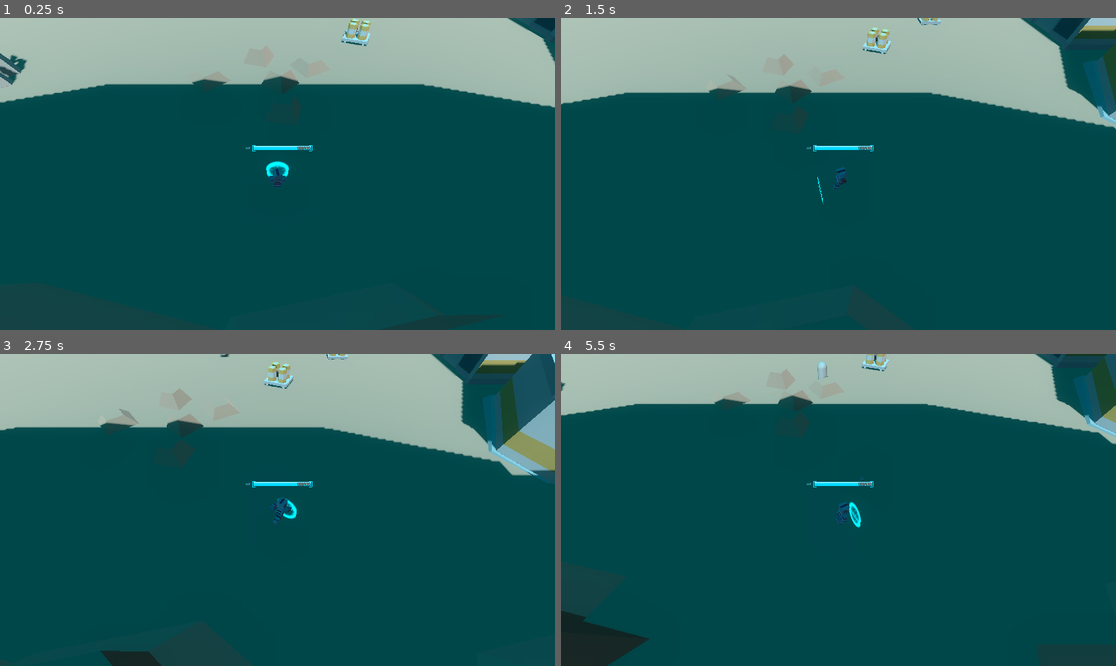
Above: before the commit, frames 1-4 (two rows, left to right).
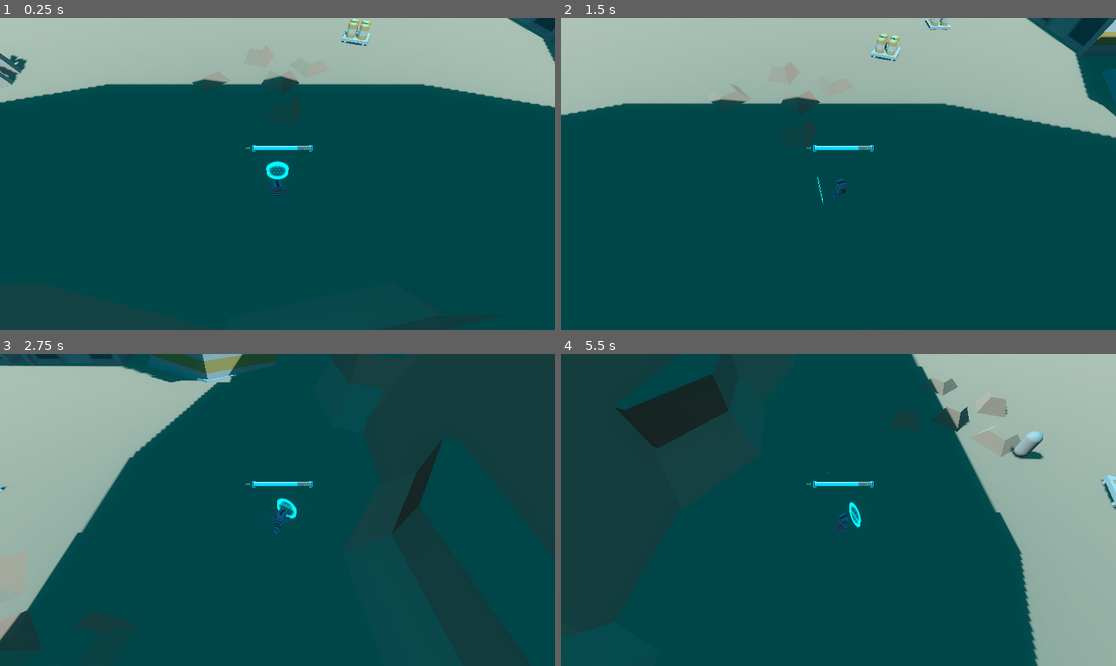
Above: after the commit, the same moments.

Repository: RayL4D/Rebound-Protocol
Game: Godot game, scene res://scenes/levels/arena_base.tscn
Same seed, same stepped clock (60 frames per second), same inputs: the game is played once before the commit and once after it.
Inputs (mouse positions are in pixels of both pictures, inside the frame that each line leads up to):
- Up to frame 1 (0.25 s): no input
- Up to frame 2 (1.5 s): tap Enter at 0.5 s; move the mouse to (960, 158) at 0.52 s; hold D (move_right) 0.53-1.25 s; tap Q (cam_orbit_left, bound only after the commit) at 0.6 s; click (960, 158) at 0.67 s; tap Space (jump) at 0.77 s; tap E (cam_orbit_right, bound only after the commit) at 0.8 s; drag from (727, 189) to (810, 236) at 1.27 s
- Up to frame 3 (2.75 s): tap Space (jump) at 2 s; move the mouse to (333, 441) at 2.02 s; hold D (move_right) from 2.03 s (still down); click (333, 441) at 2.1 s; tap E (cam_orbit_right, bound only after the commit) at 2.3 s
- Up to frame 4 (5.5 s): release D (move_right) at 2.75 s; drag from (810, 572) to (672, 463) at 2.77 s; move the mouse to (1005, 556) at 3.52 s; hold A (move_left) 3.53-4.25 s; tap E (cam_orbit_right, bound only after the commit) at 3.6, 5.1 s; click (1005, 556) at 3.67 s; tap Space (jump) at 3.77 s; drag from (672, 463) to (755, 432) at 4.27 s; move the mouse to (866, 510) at 5.02 s; hold S (move_backward) from 5.03 s (still down); click (866, 510) at 5.17 s

The runs differ from the first frame. In frame 1, 0.1% of the frame differs, in the area x 48-52%, y 48-58%; in frame 2, 6.3%; in frame 3, 30%; in frame 4, 33%, in the area x 0-100%, y 0-100%.

Commit message:
Add camera orbit, zoom & movement fixes
Add camera orbit inputs and runtime camera controls (Q/E snap orbit, RMB pitch drag, mouse-wheel zoom) and integrate them into the player. Update Player.gd: new camera-related exported params and runtime state, handle camera orbit interpolation, pitch, zoom clamping, camera-relative movement, smoother model lean/position using editor offset, and safer mouse-ray handling for rotation. Update Shield.gd to use the same robust ray-plane intersection/projection logic. Add cam_orbit actions to project settings and adjust player scene transforms to correct model/head/arm offsets.

Diff:
--- a/project.godot
+++ b/project.godot
@@ -57,6 +57,16 @@
 , Object(InputEventJoypadButton,"resource_local_to_scene":false,"resource_name":"","device":-1,"button_index":0,"pressure":0.0,"pressed":false,"script":null)
 ]
 }
+cam_orbit_left={
+"deadzone": 0.2,
+"events": [Object(InputEventKey,"resource_local_to_scene":false,"resource_name":"","device":-1,"window_id":0,"alt_pressed":false,"shift_pressed":false,"ctrl_pressed":false,"meta_pressed":false,"pressed":false,"keycode":0,"physical_keycode":81,"key_label":0,"unicode":97,"location":0,"echo":false,"script":null)
+]
+}
+cam_orbit_right={
+"deadzone": 0.2,
+"events": [Object(InputEventKey,"resource_local_to_scene":false,"resource_name":"","device":-1,"window_id":0,"alt_pressed":false,"shift_pressed":false,"ctrl_pressed":false,"meta_pressed":false,"pressed":false,"keycode":0,"physical_keycode":69,"key_label":0,"unicode":101,"location":0,"echo":false,"script":null)
+]
+}
 
 [layer_names]
 
--- a/scenes/player/player.tscn
+++ b/scenes/player/player.tscn
@@ -63,19 +63,19 @@
 [node name="Camera3D" type="Camera3D" parent="SpringArm3D" unique_id=1796041781]
 
 [node name="RobotModel" parent="." unique_id=1575018680 instance=ExtResource("4_lvxji")]
-transform = Transform3D(0.4, 0, 0, 0, 0.4, 0, 0, 0, 0.4, 0, 0, 0)
+transform = Transform3D(0.4, 0, 0, 0, 0.4, 0, 0, 0, 0.4, 0, -0.8, 0)
 
 [node name="torso" parent="RobotModel/character-g/root" parent_id_path=PackedInt32Array(1575018680, 91212867) index="2" unique_id=1572204047]
-transform = Transform3D(1, 0, 0, 0, 0.9998475, 0.01746304, 0, -0.01746304, 0.9998475, 0, 0.7, 0)
+transform = Transform3D(1, 0, 0, 0, 0.99884045, -0.0481412, 0, 0.0481412, 0.99884045, 0, 0.7, 0)
 
 [node name="arm-left" parent="RobotModel/character-g/root/torso" index="0" unique_id=1539902478]
-transform = Transform3D(1, 0, 0, 0, 0.9986278, 0.052367825, 0, -0.052367825, 0.9986278, 0.4000001, 1.1, -0.099999905)
+transform = Transform3D(1, 0, 0, 0, 0.9895809, -0.14397731, 0, 0.14397731, 0.9895809, 0.4000001, 1.1, -0.099999905)
 
 [node name="arm-right" parent="RobotModel/character-g/root/torso" index="1" unique_id=822799953]
-transform = Transform3D(1, 0, 0, 0, 0.9986278, 0.052367825, 0, -0.052367825, 0.9986278, -0.4000001, 1.1, -0.099999905)
+transform = Transform3D(1, 0, 0, 0, 0.9895809, -0.14397731, 0, 0.14397731, 0.9895809, -0.4000001, 1.1, -0.099999905)
 
 [node name="head" parent="RobotModel/character-g/root/torso" index="2" unique_id=793382359]
-transform = Transform3D(0.099862784, 0, 0.005236783, 0, 0.1, 0, -0.005236783, 0, 0.099862784, 0, 1.2, 0)
+transform = Transform3D(0.0989581, 0, -0.014397733, 0, 0.1, 0, 0.014397733, 0, 0.0989581, 0, 1.2, 0)
 
 [node name="CollisionShape3D" type="CollisionShape3D" parent="." unique_id=836211236]
 shape = SubResource("CapsuleShape3D_8afob")
--- a/scripts/player/Player.gd
+++ b/scripts/player/Player.gd
@@ -10,7 +10,16 @@
 @export var jump_force: float     = 8.0
 @export var fall_multiplier: float = 2.5  # Gravité multipliée pendant la chute
 @export var max_hp: int           = 100
-@export var rotation_speed: float = 15.0  # Vitesse d'interpolation de la rotation
+@export var rotation_speed: float    = 15.0  # Vitesse d'interpolation de la rotation
+@export var cam_orbit_speed: float   = 90.0  # Degrés/seconde pour l'orbite Q/E
+
+# --- Caméra ------------------------------------------------------
+@export var zoom_min: float        = 3.0    # Distance minimale (zoom max)
+@export var zoom_max: float        = 15.0   # Distance maximale (zoom min)
+@export var zoom_speed: float      = 1.2    # Pas par cran de molette
+@export var cam_pitch_min: float   = -85.0  # Angle le plus plongeant (presque top-down)
+@export var cam_pitch_max: float   = -20.0  # Angle le plus rasant (quasi TPS)
+@export var cam_sensitivity: float = 0.25   # Sensibilité du clic droit
 
 # --- Références nœuds --------------------------------------------
 @onready var spring_arm: SpringArm3D  = $SpringArm3D
@@ -28,6 +37,14 @@
 var _parry_requested: bool = false
 var _was_on_floor: bool    = true   # Pour détecter l'atterrissage
 var _model_base_scale: Vector3     # Scale originale du RobotModel (lue dans _ready)
+var _model_base_y: float = 0.0     # Offset Y du modèle dans l'éditeur (pour éviter le flottement)
+
+# --- Caméra runtime ----------------------------------------------
+var _rmb_held:         bool  = false
+var _cam_pitch:        float = -60.0  # Initialisé depuis le SpringArm dans _ready
+var _cam_yaw:          float = 0.0    # Yaw courant (interpolé)
+var _target_snap_yaw:  float = 0.0    # Yaw cible (multiple de 90°, accumule sans modulo)
+var _target_zoom:      float = 8.0    # Initialisé depuis le SpringArm dans _ready
 
 # Gravité récupérée depuis les paramètres projet Godot
 var gravity: float = ProjectSettings.get_setting("physics/3d/default_gravity")
@@ -47,7 +64,14 @@
 	spring_arm.set_as_top_level(true)
 	add_to_group("player")
 	_apply_texture_recursive(robot_model)
-	_model_base_scale = robot_model.scale  # Mémoriser la scale réelle du modèle
+	_model_base_scale = robot_model.scale      # Mémoriser la scale réelle du modèle
+	_model_base_y     = robot_model.position.y # Mémoriser le Y offset configuré dans l'éditeur
+
+	# Lire les valeurs initiales depuis le SpringArm configuré dans l'éditeur
+	_cam_pitch        = spring_arm.rotation_degrees.x
+	_cam_yaw          = spring_arm.rotation_degrees.y
+	_target_snap_yaw  = _cam_yaw   # Synchroniser la cible sur l'angle initial
+	_target_zoom      = spring_arm.spring_length
 
 	# Stoppe l'AnimationPlayer brut du GLB — c'est l'AnimationTree qui prend
 	# le relais pour piloter les états (idle/sprint/parry/die).
@@ -76,6 +100,7 @@
 
 	_apply_gravity(delta)
 	_handle_jump()       # Après gravity : overrride velocity.y si saut demandé
+	_handle_camera_orbit(delta)
 	_handle_movement()
 	_rotate_toward_mouse(delta)
 
@@ -87,10 +112,55 @@
 
 	move_and_slide()
 
-	spring_arm.global_position = global_position + Vector3(0, 0.9, 0)
-	robot_model.position = Vector3.ZERO
+	spring_arm.global_position    = global_position + Vector3(0, 0.9, 0)
+	spring_arm.rotation_degrees.x = _cam_pitch
+	spring_arm.rotation_degrees.y = _cam_yaw
+	spring_arm.spring_length      = lerp(spring_arm.spring_length, _target_zoom, 10.0 * delta)
+	robot_model.position.x = 0.0
+	robot_model.position.z = 0.0
+	# robot_model.position.y est géré par _update_lean + l'offset éditeur
 	_update_lean(delta)
 	_update_animation()
+
+
+# =============================================================
+# CAMÉRA
+# =============================================================
+
+func _input(event: InputEvent) -> void:
+	if event is InputEventMouseButton:
+		match event.button_index:
+			MOUSE_BUTTON_WHEEL_UP:
+				# Zoom avant — réduire la longueur du bras
+				_target_zoom = clamp(_target_zoom - zoom_speed, zoom_min, zoom_max)
+			MOUSE_BUTTON_WHEEL_DOWN:
+				# Zoom arrière — allonger le bras
+				_target_zoom = clamp(_target_zoom + zoom_speed, zoom_min, zoom_max)
+			MOUSE_BUTTON_RIGHT:
+				# Mémoriser l'état du clic droit pour le drag
+				_rmb_held = event.pressed
+
+	# Pitch de la caméra avec clic droit maintenu (vertical seulement)
+	if event is InputEventMouseMotion and _rmb_held:
+		_cam_pitch -= event.relative.y * cam_sensitivity
+		_cam_pitch  = clamp(_cam_pitch, cam_pitch_min, cam_pitch_max)
+
+	# Orbite par snap de 90° — détection ici pour éviter la répétition du held
+	if event is InputEventKey and event.pressed and not event.echo:
+		if Input.is_action_just_pressed("cam_orbit_left"):
+			_target_snap_yaw += 90.0
+		elif Input.is_action_just_pressed("cam_orbit_right"):
+			_target_snap_yaw -= 90.0
+
+
+# =============================================================
+# ORBITE CAMÉRA (Q / E)
+# =============================================================
+
+func _handle_camera_orbit(delta: float) -> void:
+	# Interpolation fluide vers l'angle cible (multiple de 90°)
+	# On accumule sans modulo pour éviter les sauts 359° → 0°
+	_cam_yaw = lerp(_cam_yaw, _target_snap_yaw, 10.0 * delta)
 
 
 # =============================================================
@@ -129,7 +199,8 @@
 	# velocity.y positif = montée → penche en arrière
 	# velocity.y négatif = chute → penche en avant
 	var target_tilt: float = clamp(-velocity.y * 0.03, -0.3, 0.3)
-	robot_model.rotation.x = lerp(robot_model.rotation.x, target_tilt, 12.0 * delta)
+	robot_model.rotation.x   = lerp(robot_model.rotation.x,   target_tilt,    12.0 * delta)
+	robot_model.position.y   = lerp(robot_model.position.y,   _model_base_y,  12.0 * delta)
 
 
 # Squash & stretch au décollage
@@ -158,8 +229,17 @@
 	if input_dir.length() > 1.0:
 		input_dir = input_dir.normalized()
 
-	velocity.x = input_dir.x * move_speed
-	velocity.z = input_dir.y * move_speed
+	# Déplacement relatif à la caméra — on lit directement la base de la caméra
+	# plutôt que de recalculer depuis le yaw, pour éviter tout désalignement.
+	var cb        := camera.global_transform.basis
+	var cam_fwd   := -Vector3(cb.z.x, 0.0, cb.z.z).normalized()   # -Z local projeté au sol
+	var cam_right :=  Vector3(cb.x.x, 0.0, cb.x.z).normalized()   # +X local projeté au sol
+
+	# input_dir.y est négatif quand "move_forward" est pressé (convention get_axis)
+	# → on l'inverse pour que cam_fwd corresponde bien à "avancer"
+	var move := cam_right * input_dir.x - cam_fwd * input_dir.y
+	velocity.x = move.x * move_speed
+	velocity.z = move.z * move_speed
 
 
 # =============================================================
@@ -171,14 +251,21 @@
 	var ray_origin    := camera.project_ray_origin(mouse_pos)
 	var ray_direction := camera.project_ray_normal(mouse_pos)
 
-	if abs(ray_direction.y) < 0.001:
-		return
-
-	var t            := (global_position.y - ray_origin.y) / ray_direction.y
-	var target_point := ray_origin + ray_direction * t
-
-	var look_dir := (target_point - global_position)
-	look_dir.y = 0.0
+	var look_dir := Vector3.ZERO
+
+	if abs(ray_direction.y) > 0.001:
+		var t := (global_position.y - ray_origin.y) / ray_direction.y
+		if t > 0.0:
+			# Intersection normale avec le plan du sol → on tourne vers ce point
+			var target_point := ray_origin + ray_direction * t
+			look_dir = (target_point - global_position)
+			look_dir.y = 0.0
+
+	# Souris vers le ciel (t ≤ 0) → projection horizontale du rayon :
+	# si la souris est en haut à droite, le rayon pointe en haut à droite en 3D,
+	# on ignore juste son Y pour garder la direction latérale correcte.
+	if look_dir.length_squared() < 0.01:
+		look_dir = Vector3(ray_direction.x, 0.0, ray_direction.z)
 
 	if look_dir.length_squared() < 0.01:
 		return
--- a/scripts/player/Shield.gd
+++ b/scripts/player/Shield.gd
@@ -71,22 +71,28 @@
 	var ray_dir   := camera.project_ray_normal(mouse_pos)
 	var plane_y   := player.global_position.y
 
-	if abs(ray_dir.y) < 0.001:
-		return
+	var dir := Vector3.ZERO
 
-	var t         := (plane_y - ray_orig.y) / ray_dir.y
-	var world_pos := ray_orig + ray_dir * t
-	var dir       := (world_pos - player.global_position)
-	dir.y          = 0.0
+	if abs(ray_dir.y) > 0.001:
+		var t := (plane_y - ray_orig.y) / ray_dir.y
+		if t > 0.0:
+			# Intersection normale avec le sol
+			var world_pos := ray_orig + ray_dir * t
+			dir = (world_pos - player.global_position)
+			dir.y = 0.0
+
+	# Souris vers le ciel (t ≤ 0) → projection horizontale du rayon
+	if dir.length() < 0.01:
+		dir = Vector3(ray_dir.x, 0.0, ray_dir.z)
 
 	if dir.length() < 0.01:
 		return
 
-	dir                = dir.normalized()
-	_shield_direction   = dir
-	global_position     = player.global_position + dir * orbit_radius
-	global_position.y   = player.global_position.y
-	global_rotation.y   = atan2(dir.x, dir.z)
+	dir               = dir.normalized()
+	_shield_direction  = dir
+	global_position    = player.global_position + dir * orbit_radius
+	global_position.y  = player.global_position.y
+	global_rotation.y  = atan2(dir.x, dir.z)
 
 
 # =============================================================
